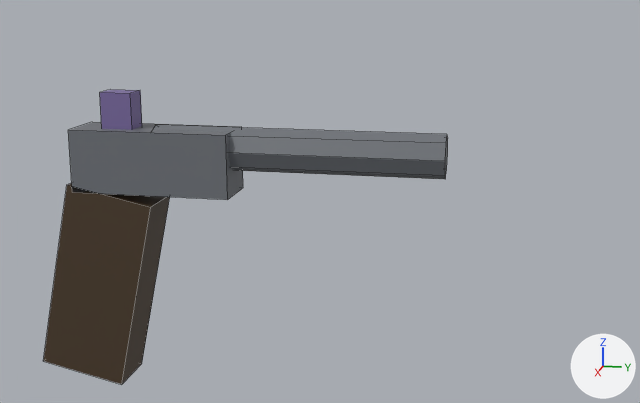
Renders of the FBX model Assets/_Project/Art/Models/Weapons/FlintlockPistol.fbx from each side of a commit.
One viewpoint serves both versions: a 50 mm lens placed at (0.461, 0.205, 0.223), pointed at (-0.004, 0.112, 0.107). Lighting does not change. The marker at lower right points along +X, +Y and +Z. The picture after the commit comes second. Mesh edges are drawn as thin lines.

In view in the first picture: 'FlintlockPistol'.
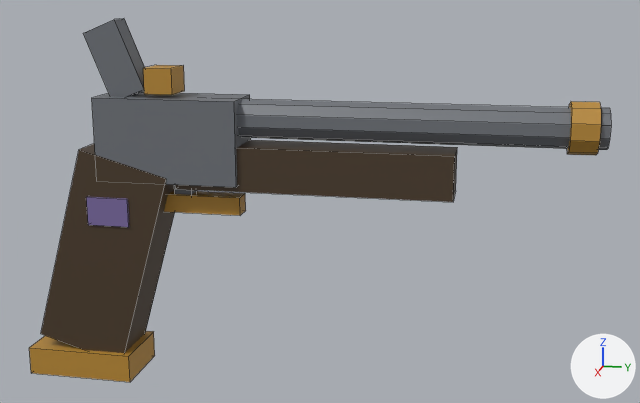
The change in detail:
Material 'FlintlockPistol_bronze' (mat_flintlockpistol_bronze) is new.
Its texture is img_plunderspellpalette_png.
me_flintlockpistolmesh is used by ob_flintlockpistol; location (0.0, 0.0, 0.0).
Verts and faces of me_flintlockpistolmesh; kept vertices keep their numbers, new ones are numbered from 40.
me_flintlockpistolmesh had 40 vertices, 28 faces and spanned x -0.015..0.015, y -0.051..0.18, z -0.004..0.165.
me_flintlockpistolmesh now has 112 vertices, 78 faces and spans x -0.019..0.019, y -0.057..0.26, z 0.0..0.204.
me_flintlockpistolmesh part 1: a new loose piece, a box spanning x -0.019..0.019, y -0.057..0.005, z 0.0..0.016, in mat_flintlockpistol_bronze (picture img_plunderspellpalette_png).
me_flintlockpistolmesh part 2: the loose piece of 8 vertices spanning x -0.015..0.015, y -0.051..0.021, z -0.004..0.114 is turned -4 degrees about the x axis through its middle and scaled by 1.04, then moved by (0.0, 0.005, 0.017).
me_flintlockpistolmesh part 3: a new loose piece, a box spanning x -0.016..0.016, y -0.016..0.008, z 0.092..0.108, in mat_flintlockpistol_lapis (picture img_plunderspellpalette_png).
me_flintlockpistolmesh part 4: a new loose piece, a box spanning x -0.015..0.015, y -0.01..0.07, z 0.117..0.163, in mat_flintlockpistol_iron (picture img_plunderspellpalette_png).
me_flintlockpistolmesh part 5: a new loose piece, a box spanning x -0.013..0.013, y 0.035..0.185, z 0.114..0.138, in mat_flintlockpistol_oak (picture img_plunderspellpalette_png).
me_flintlockpistolmesh part 6: a new loose piece, a 10-sided cylinder along y spanning x -0.01..0.01, y 0.045..0.26, z 0.141..0.162, in mat_flintlockpistol_iron (picture img_plunderspellpalette_png).
me_flintlockpistolmesh part 7: a new loose piece, a 10-sided cylinder along y spanning x -0.013..0.013, y 0.241..0.255, z 0.138..0.166, in mat_flintlockpistol_bronze (picture img_plunderspellpalette_png).
me_flintlockpistolmesh part 8: a new loose piece, a box spanning x -0.009..0.009, y 0.018..0.034, z 0.165..0.179, in mat_flintlockpistol_bronze (picture img_plunderspellpalette_png).
me_flintlockpistolmesh part 9: a new loose piece, a box spanning x -0.005..0.005, y 0.019..0.069, z 0.099..0.109, in mat_flintlockpistol_bronze (picture img_plunderspellpalette_png).
me_flintlockpistolmesh part 10: a new loose piece, a box spanning x -0.004..0.004, y 0.031..0.041, z 0.102..0.122, in mat_flintlockpistol_iron (picture img_plunderspellpalette_png).
me_flintlockpistolmesh part 11: the loose piece of 16 vertices spanning x -0.012..0.012, y 0.02..0.18, z 0.123..0.147 is deleted.
me_flintlockpistolmesh part 12: the loose piece of 8 vertices spanning x -0.015..0.015, y -0.025..0.065, z 0.11..0.145 is deleted.
me_flintlockpistolmesh part 13: the loose piece of 8 vertices spanning x -0.007..0.007, y -0.009..0.009, z 0.135..0.165 is deleted.
Part 14, on me_flintlockpistolmesh:
New vertex 40 is at (-0.007, -0.017, 0.197).
New vertex 41 is at (-0.007, -0.002, 0.16).
New vertex 42 is at (-0.007, 0.017, 0.167).
New vertex 43 is at (-0.007, 0.002, 0.204), pixel (124, 18).
New vertices 44 to 47 stand at vertices 40 to 43, in that order, plus (0.014, 0.0, 0.0).
New faces: (40, 44, 47, 43), (41, 42, 46, 45), (40, 41, 45, 44), (44, 45, 46, 47), (42, 43, 47, 46), (40, 43, 42, 41) (mat_flintlockpistol_iron (picture img_plunderspellpalette_png)).
me_flintlockpistolmesh gains material mat_flintlockpistol_bronze (picture img_plunderspellpalette_png).

Boxes [x1, y1, x2, y2] around the edits, measured in the pictures (640 x 403 px; the box of a moved part takes in the faces that stretch with it):
'FlintlockPistol', reshaped (44% wider, 23% taller): before [43, 90, 448, 384]; after [29, 19, 611, 382]
part 1 of me_flintlockpistolmesh, added (brown): after [29, 331, 155, 382]
part 2 of me_flintlockpistolmesh, moved or reshaped: before [43, 183, 170, 384]; after [41, 144, 175, 353]
part 3 of me_flintlockpistolmesh, added (purple): after [86, 197, 129, 227]
part 4 of me_flintlockpistolmesh, added: after [92, 92, 251, 187]
part 5 of me_flintlockpistolmesh, added (brown): after [175, 140, 457, 202]
part 6 of me_flintlockpistolmesh, added: after [237, 99, 611, 150]
part 7 of me_flintlockpistolmesh, added (orange): after [567, 102, 601, 155]
part 8 of me_flintlockpistolmesh, added (brown): after [143, 65, 185, 95]
part 9 of me_flintlockpistolmesh, added (brown): after [164, 190, 246, 215]
part 10 of me_flintlockpistolmesh, added (mostly hidden): after [174, 185, 197, 195]
part 11 of me_flintlockpistolmesh, deleted: before [153, 125, 448, 179]
part 12 of me_flintlockpistolmesh, deleted: before [68, 122, 243, 200]
part 13 of me_flintlockpistolmesh, deleted (purple): before [100, 90, 142, 130]
part 14 of me_flintlockpistolmesh, added: after [83, 19, 145, 97]
